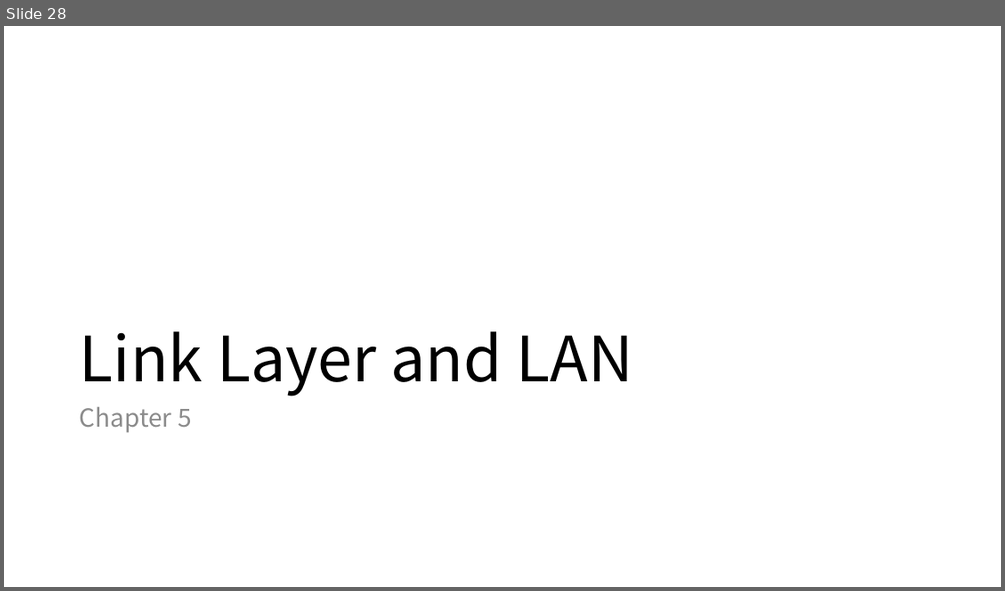
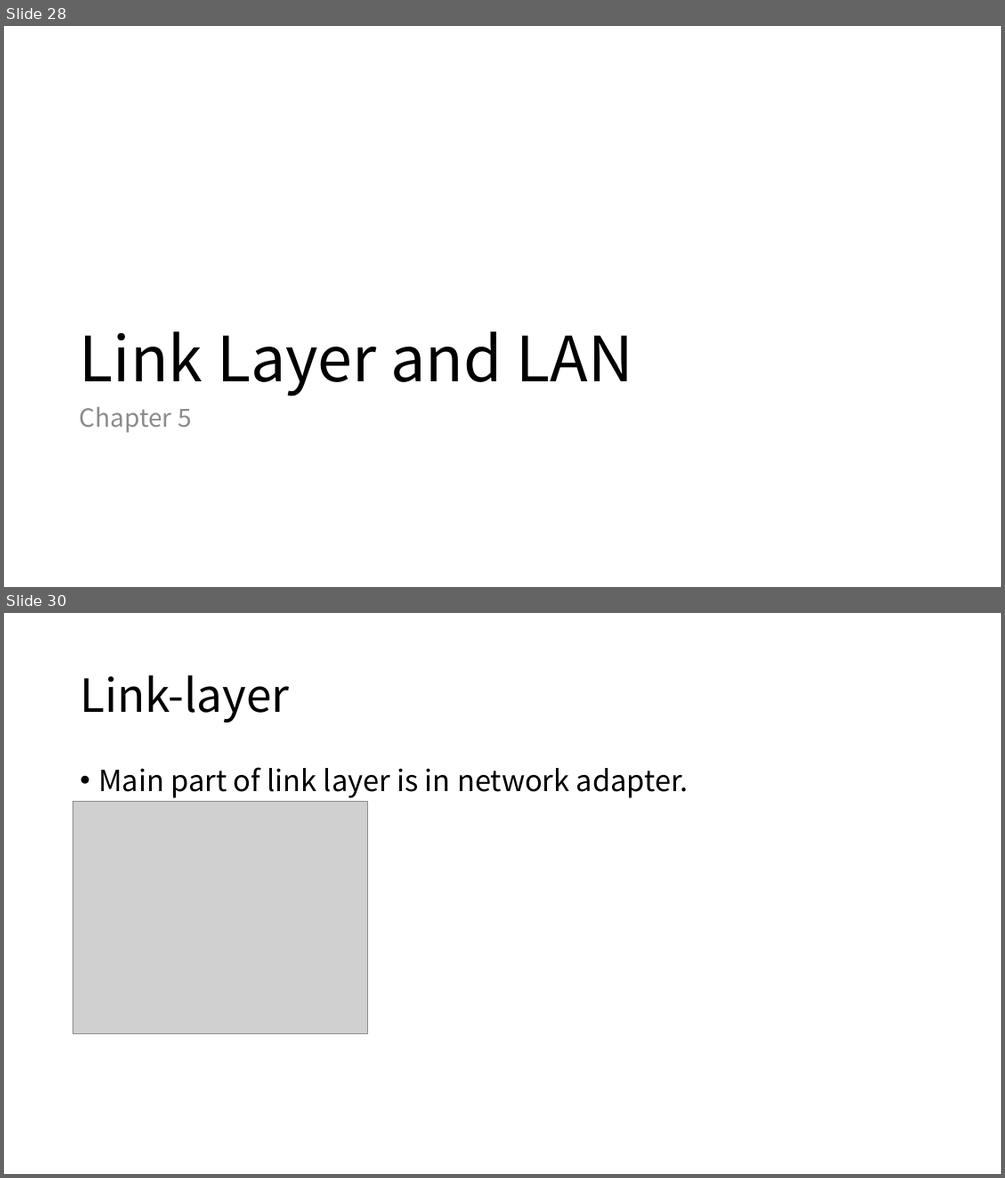
Before and after one commit to Lyther/wiki, a slide deck: docs/assets/Computer Network.pptx. Shown one above the other, each under a label of ours: slide 28 before the commit, slides 28 and 30 after it; the slides between them are not shown. The pictures are 1005x591 and 1005x1178 pixels, drawn with LibreOffice and Linux fonts; fonts in the diff are those of the drawing; grey boxes stand for pictures. Boxes give left, top, right and bottom in pixels: in the first picture for what was removed or moved away, otherwise in the second. Text is boxed around its words. In the diff, an @@ line names an element or a change of style, - is before the commit and + after.

Commit message:
update network

```diff
--- a/docs/assets/Computer Network.pptx
+++ b/docs/assets/Computer Network.pptx
@@ slide 30 added at (x1=4, y1=613, x2=1001, y2=1174), background #FFFFFF @@
@@ title added at (x1=80, y1=675, x2=289, y2=722), 44 pt, text #000000 @@
+Link-layer
@@ text added at (x1=98, y1=767, x2=688, y2=798), 28 pt, text #000000 @@
+• Main part of link layer is in network adapter.
@@ picture added at (x1=73, y1=802, x2=368, y2=1033) @@
```
Also in this commit, not shown: 3 other slides added, 1 slide removed, 5 other files.
